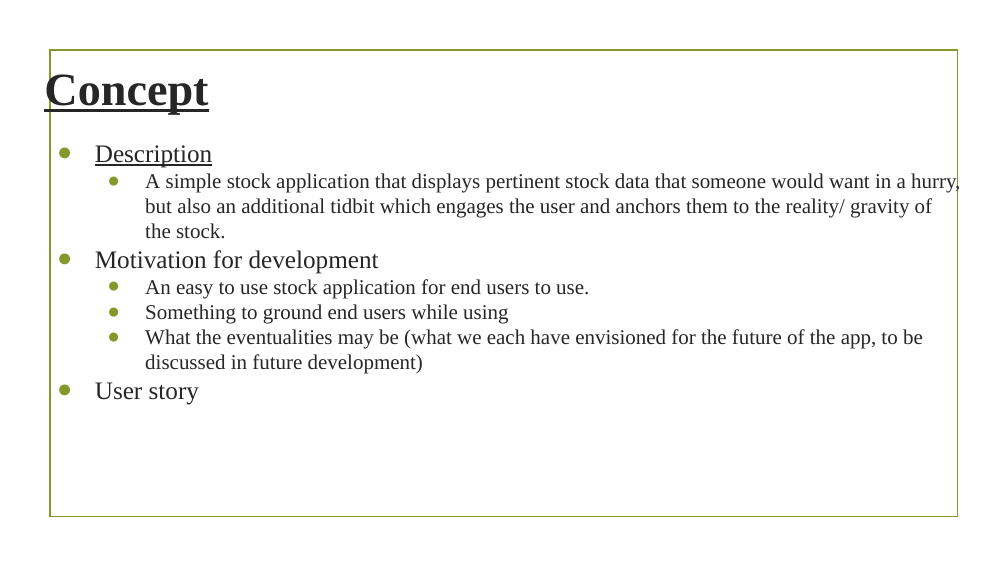
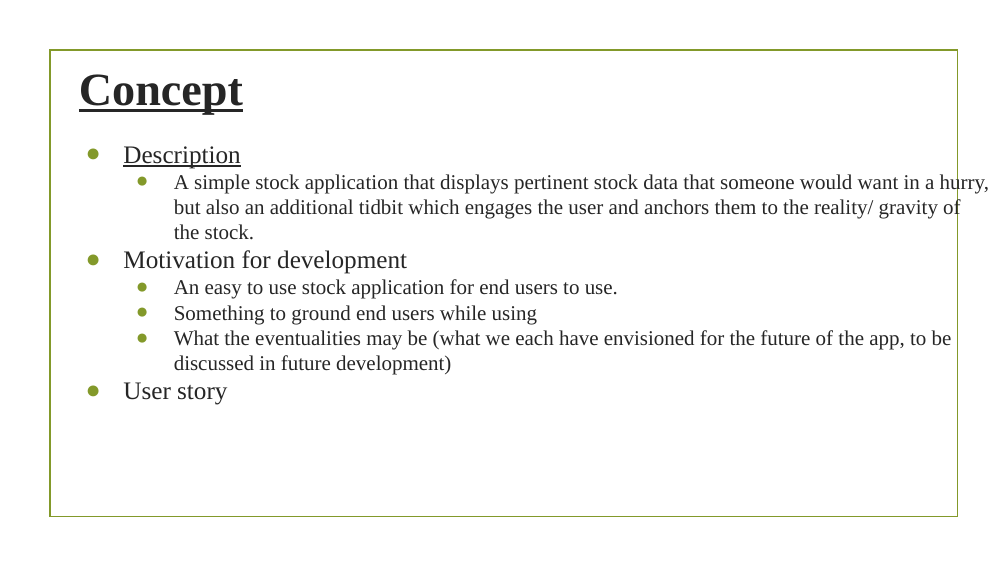
Before and after one commit to StevenTraboulay/StockApp.github.io, a slide deck: slide 3 of Rough work/Project Presentation.pptx. Drawn at 1008x567 pixels with LibreOffice and Linux fonts; fonts in the diff are those of the drawing; background and template pictures are left out. Boxes give left, top, right and bottom in pixels: in the first picture for what was removed or moved away, otherwise in the second. Text is boxed around its words. In the diff, an @@ line names an element or a change of style, - is before the commit and + after.

```diff
--- a/Rough work/Project Presentation.pptx
+++ b/Rough work/Project Presentation.pptx
@@ title "Concept" rewrapped from <box>44,69,208,114</box> to <box>79,74,243,115</box> @@
@@ text "Description": place and size @@
-text "Description" at <box>95,145,960,405</box>
+text "Description" at <box>123,146,989,405</box>
```
Also in this commit, not shown: 4 other slides changed.
